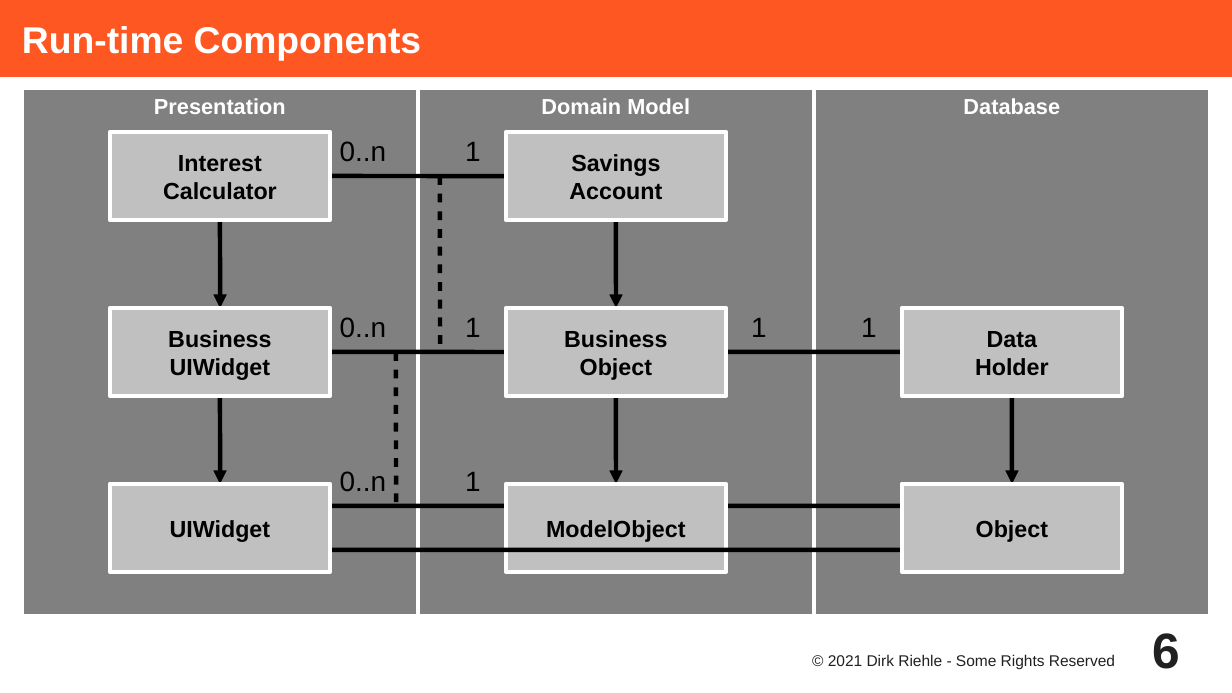
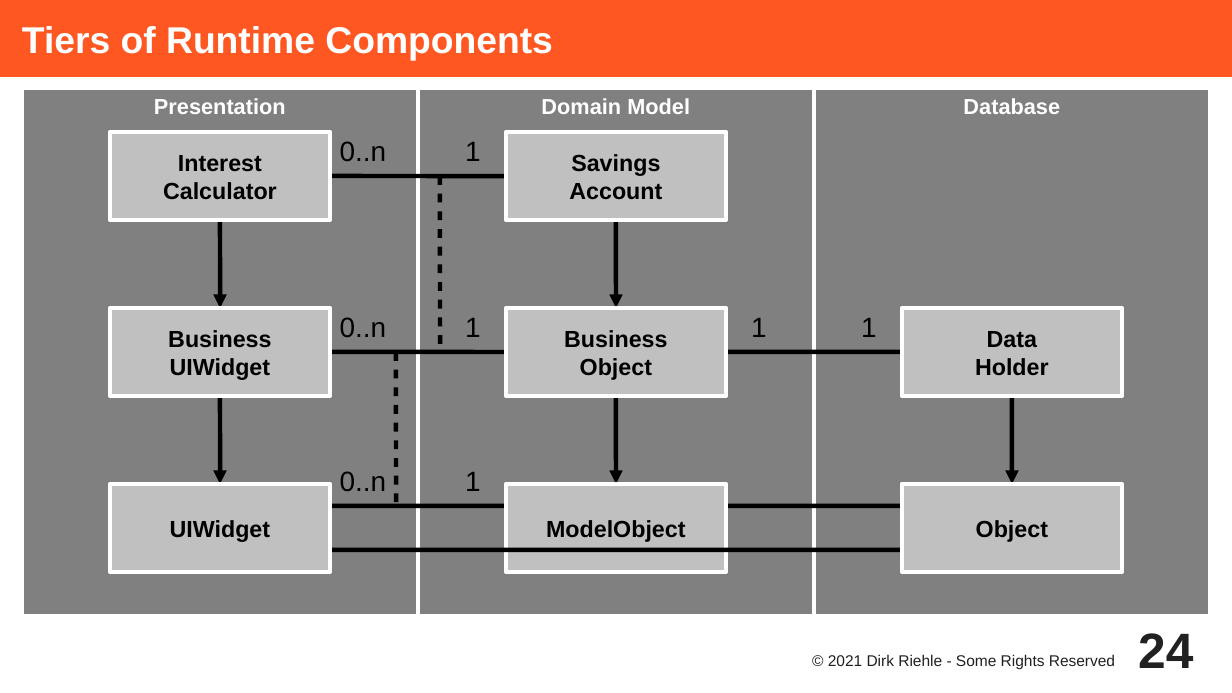
Before and after one commit to dirkriehle/adap-course, a slide deck: slide 24 of Lecture Slides/ADAP C11 - Object-oriented Frameworks.odp (slide 6 before the commit). Drawn at 1232x693 pixels with LibreOffice and Linux fonts; fonts in the diff are those of the drawing. Boxes give left, top, right and bottom in pixels: in the first picture for what was removed or moved away, otherwise in the second. Text is boxed around its words. In the diff, an @@ line names an element or a change of style, - is before the commit and + after.

```diff
--- a/Lecture Slides/ADAP C11 - Object-oriented Frameworks.odp
+++ b/Lecture Slides/ADAP C11 - Object-oriented Frameworks.odp
@@ title at [22,26,553,61]: text changed @@
-Run-time Components
+Tiers of Runtime Components
@@ page number at [1138,633,1193,668]: text changed @@
-6
+24
```
Also in this commit, not shown: 8 other slides changed, 9 slides added, 5 other files.
